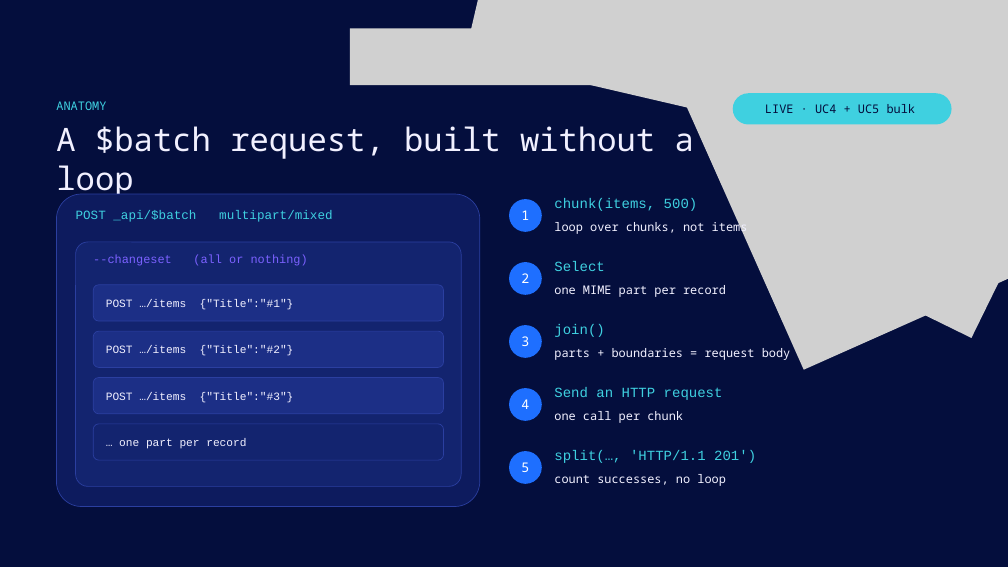
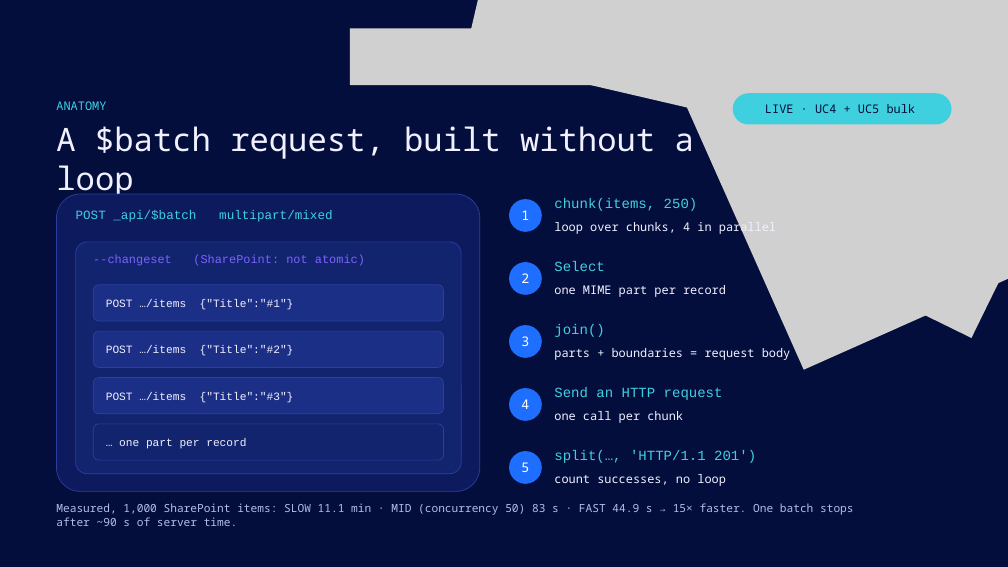
Before and after one commit to david-lorenzo88/power-automate-optimization-techniques, a slide deck: slide 20 of deck/From-Hours-to-Seconds.pptx (slide 19 before the commit). Drawn at 1008x567 pixels with LibreOffice and Linux fonts; fonts in the diff are those of the drawing; grey boxes stand for pictures; background and template pictures are left out. Boxes give left, top, right and bottom in pixels: in the first picture for what was removed or moved away, otherwise in the second. Text is boxed around its words. In the diff, an @@ line names an element or a change of style, - is before the commit and + after.

```diff
--- a/deck/From-Hours-to-Seconds.pptx
+++ b/deck/From-Hours-to-Seconds.pptx
@@ rounded rectangle: place and size @@
-rounded rectangle at (56,194,480,507)
+rounded rectangle at (56,194,480,491)
@@ text at (554,198,698,211): text changed @@
-chunk(items, 500)
+chunk(items, 250)
@@ text at (554,219,776,234): text changed @@
-loop over chunks, not items
+loop over chunks, 4 in parallel
@@ rounded rectangle: place and size @@
-rounded rectangle at (76,242,461,486)
+rounded rectangle at (76,242,461,474)
@@ text at (93,255,365,266): text changed @@
---changeset (all or nothing)
+--changeset (SharePoint: not atomic)
@@ text added at (56,503,854,526), 16 pt, text #B4BCE6 @@
+Measured, 1,000 SharePoint items: SLOW 11.1 min · MID (concurrency 50) 83 s · FAST 44.9 s → 15× faster. One batch stops after ~90 s of server time.
```
Also in this commit, not shown: 12 other slides changed, 3 slides added, 1 slide removed, 3 other files.
